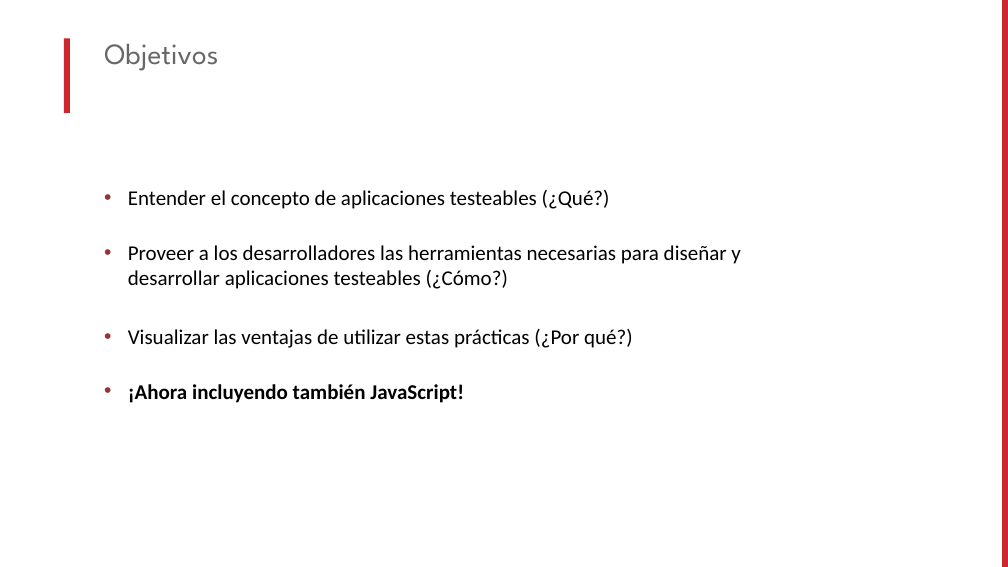
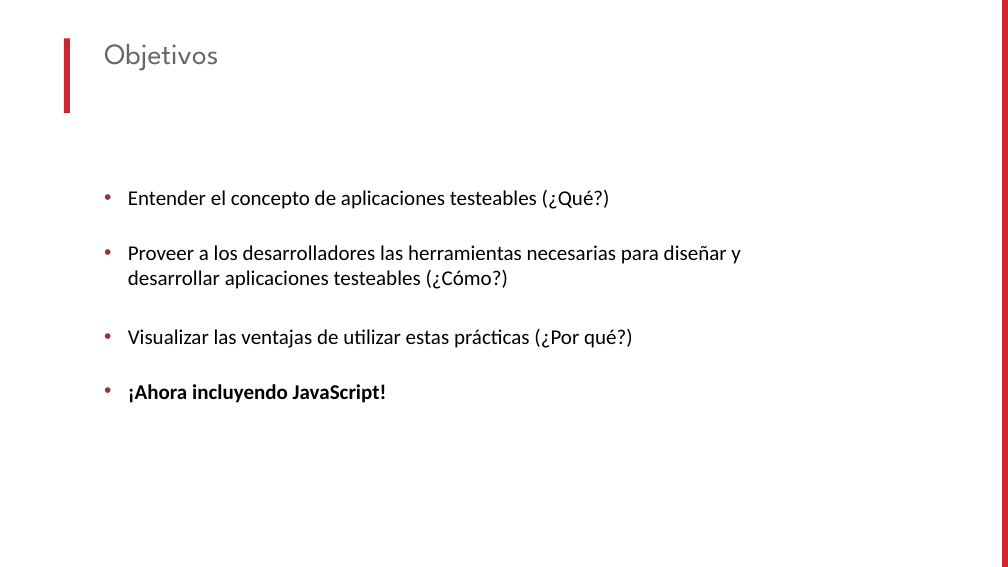
Before and after one commit to lgoldin/DesigningTestableApplications, a slide deck: slide 4 of Designing Testable Applications Part III - Frontend Unit Tests.pptx. Drawn at 1008x567 pixels with LibreOffice and Linux fonts; fonts in the diff are those of the drawing; background and template pictures are left out. Boxes give left, top, right and bottom in pixels: in the first picture for what was removed or moved away, otherwise in the second. Text is boxed around its words. In the diff, an @@ line names an element or a change of style, - is before the commit and + after.

```diff
--- a/Designing Testable Applications Part III - Frontend Unit Tests.pptx
+++ b/Designing Testable Applications Part III - Frontend Unit Tests.pptx
@@ text at (128, 384, 387, 403): text changed @@
-• ¡Ahora incluyendo también JavaScript!
+• ¡Ahora incluyendo JavaScript!
```
Also in this commit, not shown: 25 other files.
